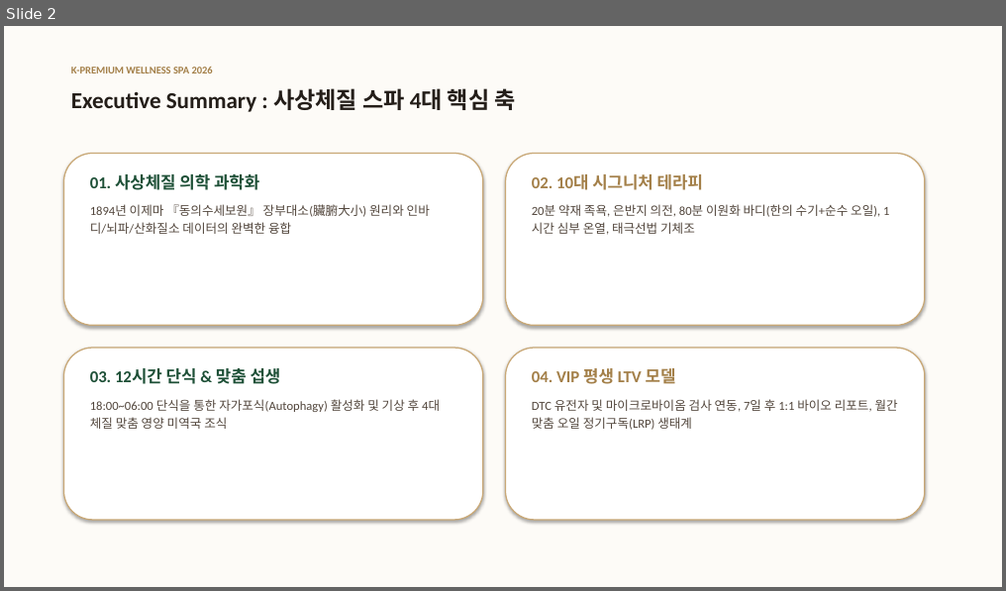
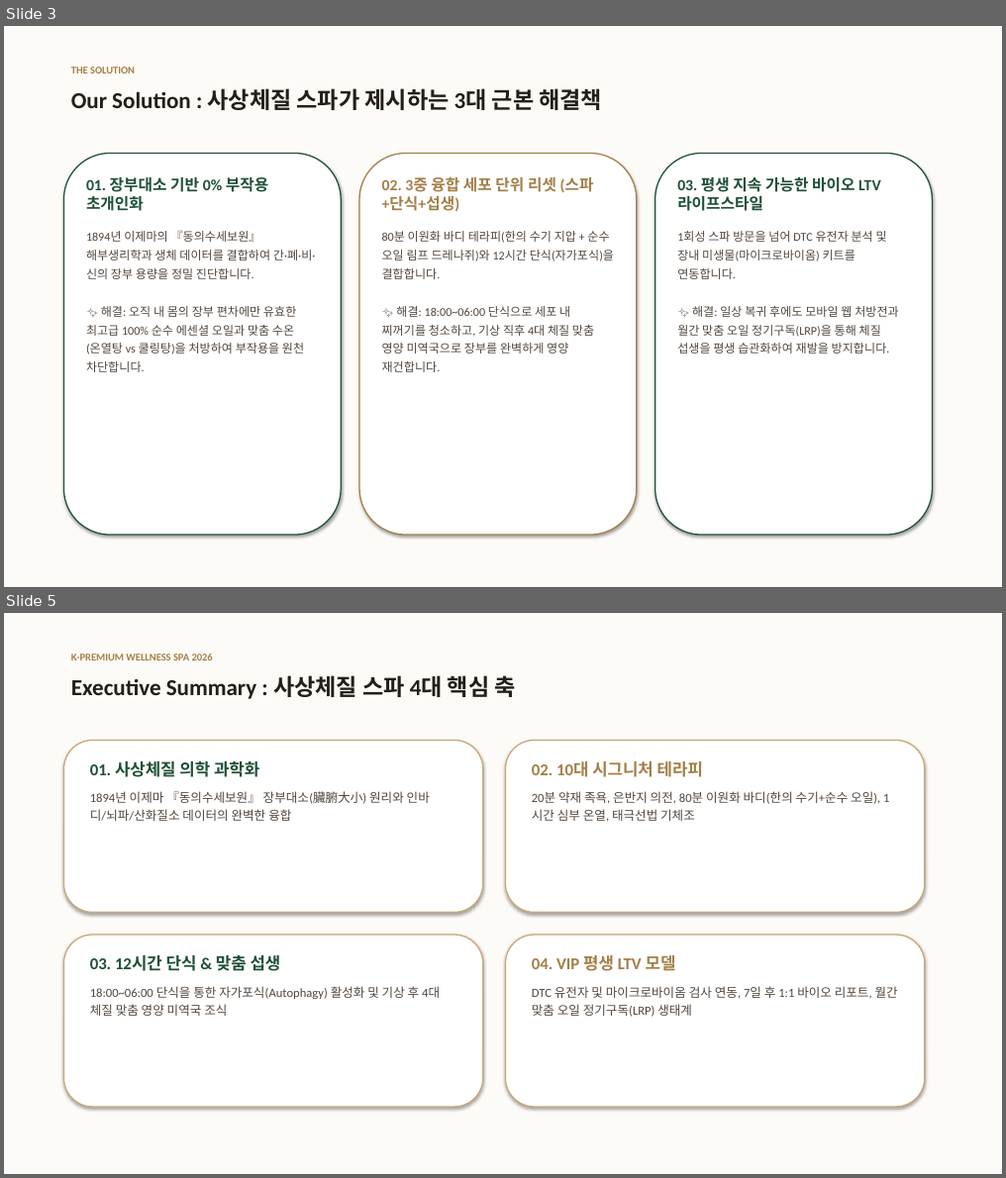
Before and after one commit to ryujean77/ryujean-slides, a slide deck: sasang-spa/사상체질_프리미엄_스파_프로젝트_제안서_발표자료.pptx. Shown one above the other, each under a label of ours: slide 2 before the commit, slides 3 and 5 after it; the slides between them are not shown. The pictures are 1006x591 and 1006x1178 pixels, drawn with LibreOffice and Linux fonts; fonts in the diff are those of the drawing. Boxes give left, top, right and bottom in pixels: in the first picture for what was removed or moved away, otherwise in the second. Text is boxed around its words. In the diff, an @@ line names an element or a change of style, - is before the commit and + after.

Commit message:
feat: 문제 정의(Pain Points) & 근본 해결 솔루션(Solutions) 슬라이드 대대적 보강 (16장 풀버전)

```diff
--- a/sasang-spa/사상체질_프리미엄_스파_프로젝트_제안서_발표자료.pptx
+++ b/sasang-spa/사상체질_프리미엄_스파_프로젝트_제안서_발표자료.pptx
@@ slide 3 added at <box>4,26,1002,587</box>, background #FFFFFF @@
@@ rectangle added at <box>4,26,1002,587</box>, fill #FDFBF7 @@
@@ text added at <box>71,67,135,74</box>, 10 pt, text #A37F48, bold @@
+THE SOLUTION
@@ text added at <box>71,88,603,110</box>, 22 pt, text #241E19, bold @@
+Our Solution : 사상체질 스파가 제시하는 3대 근본 해결책
@@ rounded rectangle added at <box>63,154,341,535</box>, fill #FFFFFF, outline #1E5037 1.2 pt @@
@@ rounded rectangle added at <box>359,154,637,535</box>, fill #FFFFFF, outline #A37F48 1.2 pt @@
@@ rounded rectangle added at <box>655,154,933,535</box>, fill #FFFFFF, outline #1E5037 1.2 pt @@
@@ text added at <box>86,176,316,372</box>, 11.5 pt, text #52463C @@
+01. 장부대소 기반 0% 부작용 초개인화
+1894년 이제마의 『동의수세보원』 해부생리학과 생체 데이터를 결합하여 간·폐·비·신의 장부 용량을 정밀 진단합니다.
+✨ 해결: 오직 내 몸의 장부 편차에만 유효한 최고급 100% 순수 에센셜 오일과 맞춤 수온(온열탕 vs 쿨링탕)을 처방하여 부작용을 원천 차단합니다.
@@ text added at <box>382,176,614,372</box>, 11.5 pt, text #52463C @@
+02. 3중 융합 세포 단위 리셋 (스파+단식+섭생)
+80분 이원화 바디 테라피(한의 수기 지압 + 순수 오일 림프 드레나쥐)와 12시간 단식(자가포식)을 결합합니다.
+✨ 해결: 18:00~06:00 단식으로 세포 내 찌꺼기를 청소하고, 기상 직후 4대 체질 맞춤 영양 미역국으로 장부를 완벽하게 영양 재건합니다.
@@ text added at <box>677,176,899,354</box>, 11.5 pt, text #52463C @@
+03. 평생 지속 가능한 바이오 LTV 라이프스타일
+1회성 스파 방문을 넘어 DTC 유전자 분석 및 장내 미생물(마이크로바이옴) 키트를 연동합니다.
+✨ 해결: 일상 복귀 후에도 모바일 웹 처방전과 월간 맞춤 오일 정기구독(LRP)을 통해 체질 섭생을 평생 습관화하여 재발을 방지합니다.
@@ what was slide 2 is now slide 5 @@
```
Also in this commit, not shown: 1 slide changed, 3 other slides added, 1 slide removed, 1 other file.
